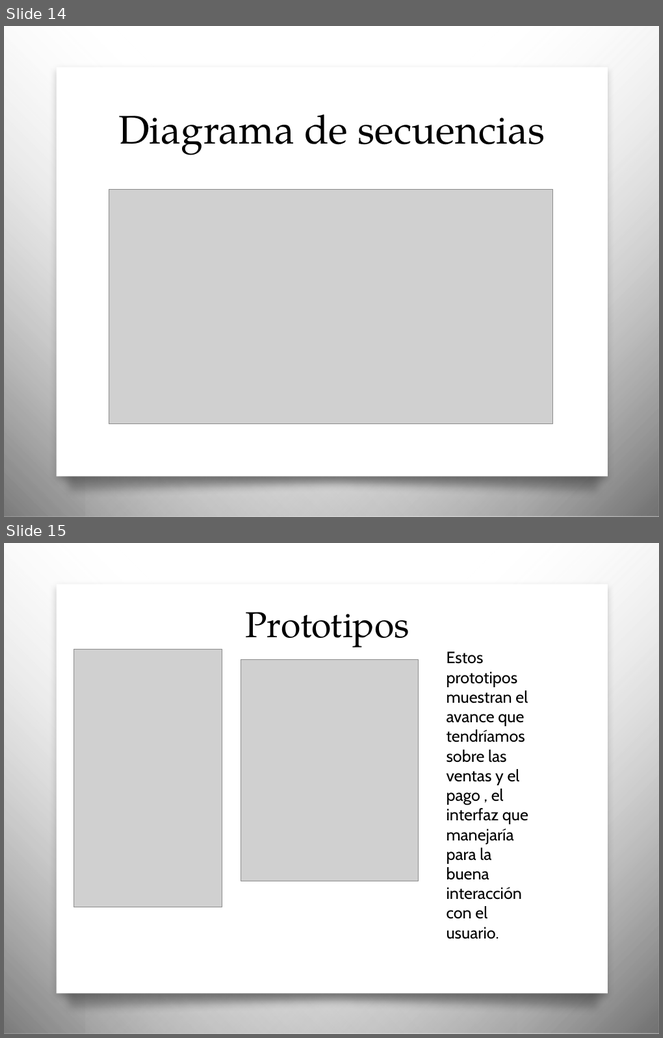
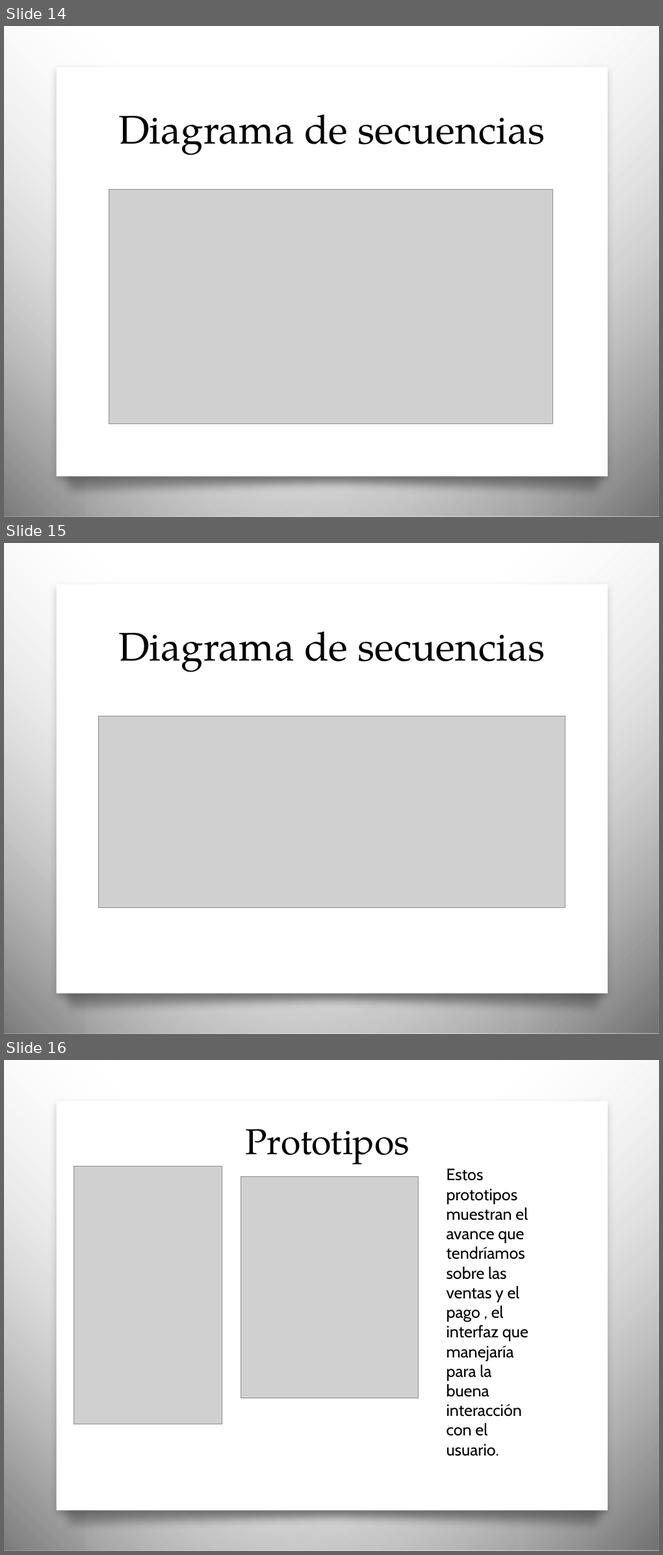
Before and after one commit to FrancoRivera/patrones, a slide deck: EntragableFinal/PPT-patrone.pptx. Shown one above the other, each under a label of ours: slides 14 and 15 before the commit, slides 14, 15 and 16 after it. The pictures are 663x1038 and 663x1555 pixels, drawn with LibreOffice and Linux fonts; fonts in the diff are those of the drawing; grey boxes stand for pictures; background and template pictures are left out. Boxes give left, top, right and bottom in pixels: in the first picture for what was removed or moved away, otherwise in the second. Text is boxed around its words. In the diff, an @@ line names an element or a change of style, - is before the commit and + after.

```diff
--- a/EntragableFinal/PPT-patrone.pptx
+++ b/EntragableFinal/PPT-patrone.pptx
@@ slide 15 added at box(4, 543, 659, 1034), background picture (left out); not listed: 4 template elements that a slide beside it also shows @@
@@ title added at box(118, 631, 545, 672), 44 pt, text #000000 @@
+Diagrama de secuencias
@@ picture added at box(98, 717, 566, 908) @@
@@ what was slide 15 is now slide 16 @@
```
Also in this commit, not shown: 11 other files.
